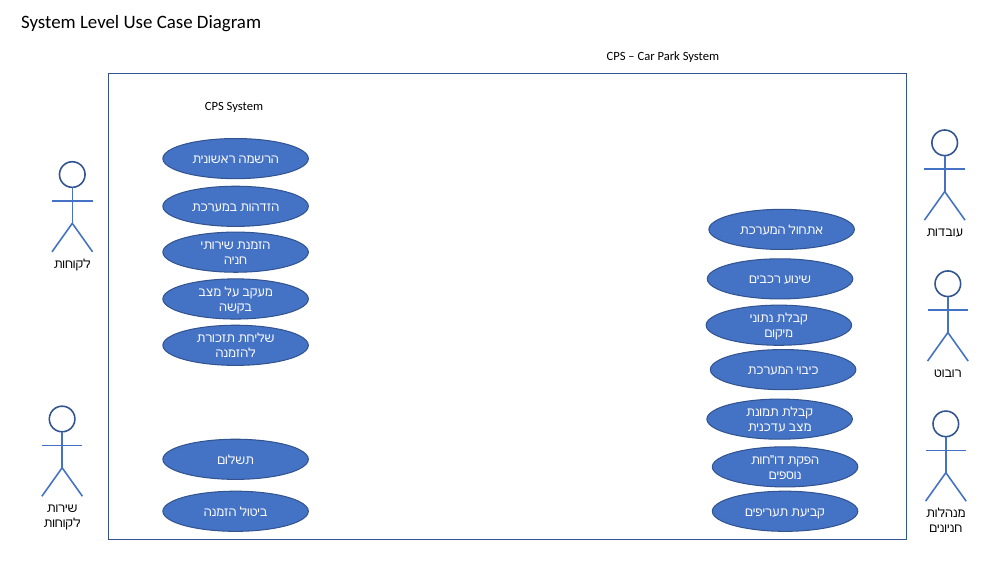
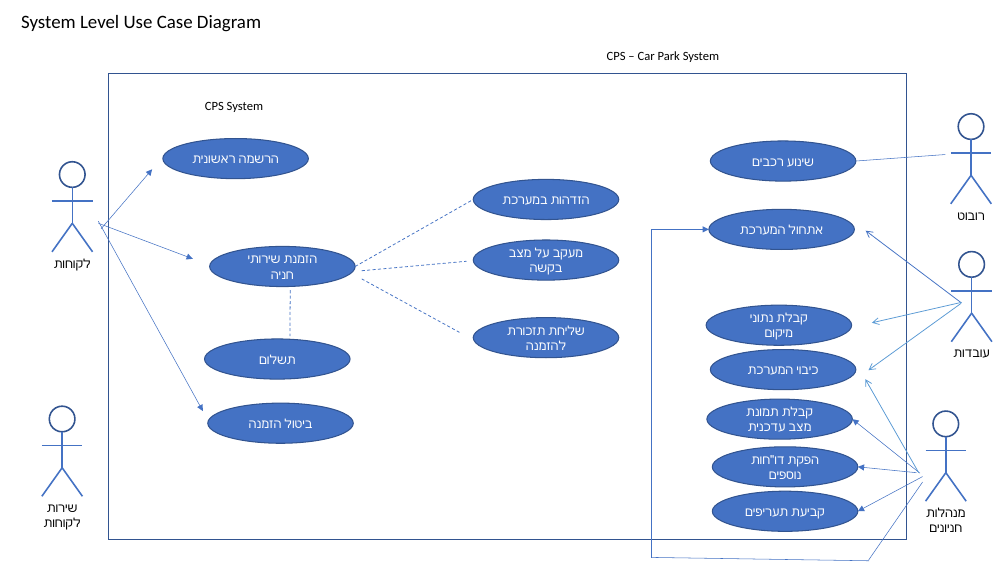
Before and after one commit to Yulin777/automatic-parking-lot-mvc-java, a slide deck: slide 3 of use cases/use_case_diagram_system.pptx. Drawn at 1008x567 pixels with LibreOffice and Linux fonts; fonts in the diff are those of the drawing. Boxes give left, top, right and bottom in pixels: in the first picture for what was removed or moved away, otherwise in the second. Text is boxed around its words. In the diff, an @@ line names an element or a change of style, - is before the commit and + after.

Commit message:
update system use case diagram

```diff
--- a/use cases/use_case_diagram_system.pptx
+++ b/use cases/use_case_diagram_system.pptx
@@ ellipse "שינוע רכבים": place and size @@
-ellipse "שינוע רכבים" at box(708, 259, 854, 299)
+ellipse "שינוע רכבים" at box(711, 141, 857, 181)
@@ arrow added from (101, 229) to (152, 169), #4472C4 0.5 pt @@
@@ ellipse "הזדהות במערכת": place and size @@
-ellipse "הזדהות במערכת" at box(163, 186, 309, 226)
+ellipse "הזדהות במערכת" at box(473, 179, 619, 219)
@@ line added from (946, 154) to (856, 161), #4472C4 0.5 pt @@
@@ 2 lines, 1 text: place and size @@
-2 lines, 1 text at box(928, 296, 969, 377)
+2 lines, 1 text at box(951, 139, 991, 220)
@@ 2 lines, 1 ellipse: place and size @@
-2 lines, 1 ellipse at box(928, 271, 969, 361)
+2 lines, 1 ellipse at box(951, 113, 991, 204)
@@ line added from (355, 266) to (473, 200), #4472C4 0.75 pt dashed @@
@@ arrow added from (98, 223) to (193, 259), #4472C4 0.5 pt @@
@@ arrow added from (98, 222) to (203, 411), #4472C4 0.5 pt @@
@@ elbow arrow added from (651, 558) to (709, 229), #4472C4 0.5 pt @@
@@ arrow added from (962, 303) to (866, 231), #4472C4 0.75 pt @@
@@ ellipse "הזמנת שירותי חניה": place and size @@
-ellipse "הזמנת שירותי חניה" at box(163, 232, 309, 272)
+ellipse "הזמנת שירותי חניה" at box(209, 247, 355, 287)
@@ line added from (361, 271) to (467, 262), #4472C4 0.75 pt dashed @@
@@ ellipse "מעקב על מצב בקשה": place and size @@
-ellipse "מעקב על מצב בקשה" at box(163, 279, 309, 319)
+ellipse "מעקב על מצב בקשה" at box(473, 240, 619, 280)
@@ line added from (290, 290) to (290, 336), #4472C4 0.75 pt dashed @@
@@ line added from (361, 279) to (460, 333), #4472C4 0.75 pt dashed @@
@@ 4 lines, 1 text, 1 ellipse: place and size @@
-4 lines, 1 text, 1 ellipse at box(925, 130, 965, 237)
+4 lines, 1 text, 1 ellipse at box(951, 252, 992, 358)
@@ ellipse "שליחת תזכורת להזמנה": place and size @@
-ellipse "שליחת תזכורת להזמנה" at box(163, 325, 309, 365)
+ellipse "שליחת תזכורת להזמנה" at box(473, 318, 619, 358)
@@ arrow added from (961, 303) to (869, 371), #5B9BD5 0.75 pt @@
@@ arrow added from (962, 302) to (872, 323), #5B9BD5 0.75 pt @@
@@ ellipse "תשלום": place and size @@
-ellipse "תשלום" at box(163, 439, 309, 479)
+ellipse "תשלום" at box(205, 339, 351, 379)
@@ arrow added from (919, 473) to (866, 379), #5B9BD5 0.75 pt @@
@@ ellipse "ביטול הזמנה": place and size @@
-ellipse "ביטול הזמנה" at box(163, 492, 309, 532)
+ellipse "ביטול הזמנה" at box(208, 403, 354, 443)
@@ arrow added from (920, 473) to (853, 419), #4472C4 0.5 pt @@
@@ arrow added from (917, 473) to (858, 467), #4472C4 0.5 pt @@
@@ arrow added from (923, 476) to (858, 511), #4472C4 0.5 pt @@
@@ line added from (923, 482) to (869, 560), #4472C4 0.5 pt @@
@@ line added from (870, 561) to (652, 557), #4472C4 0.5 pt @@
```
